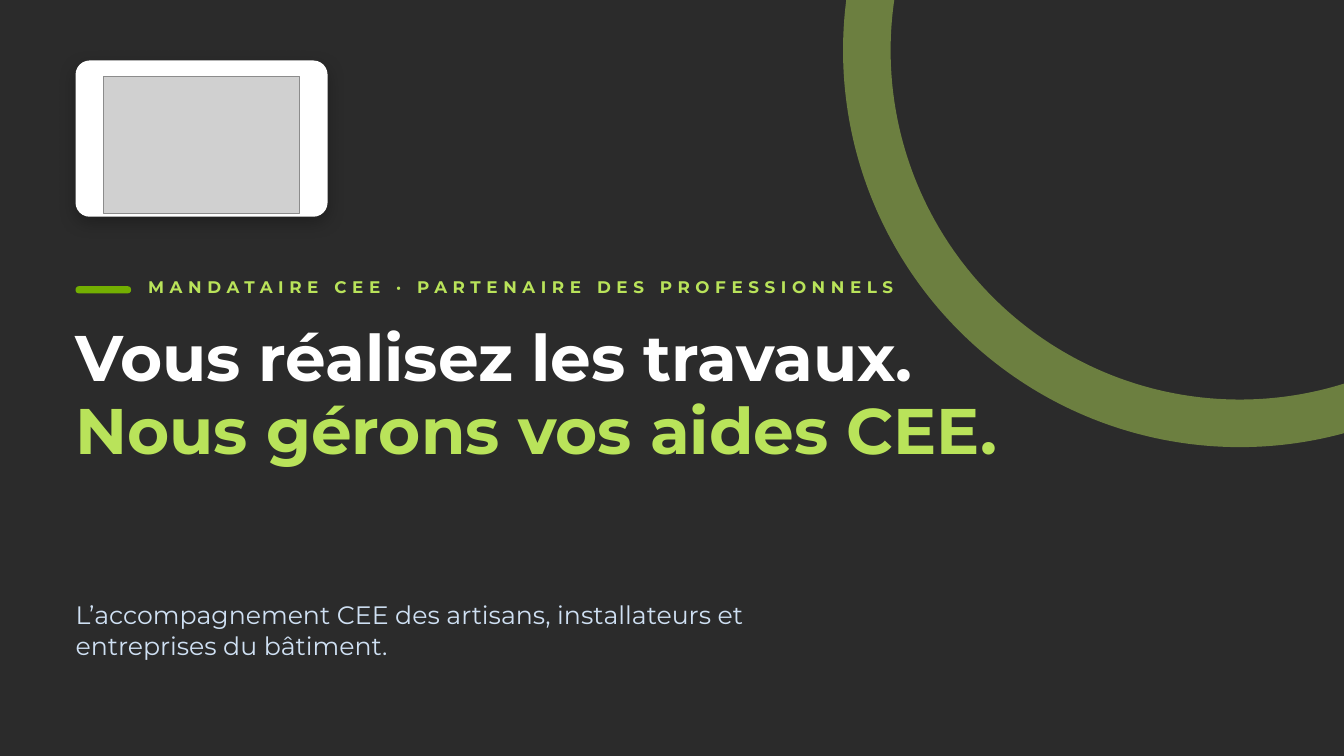
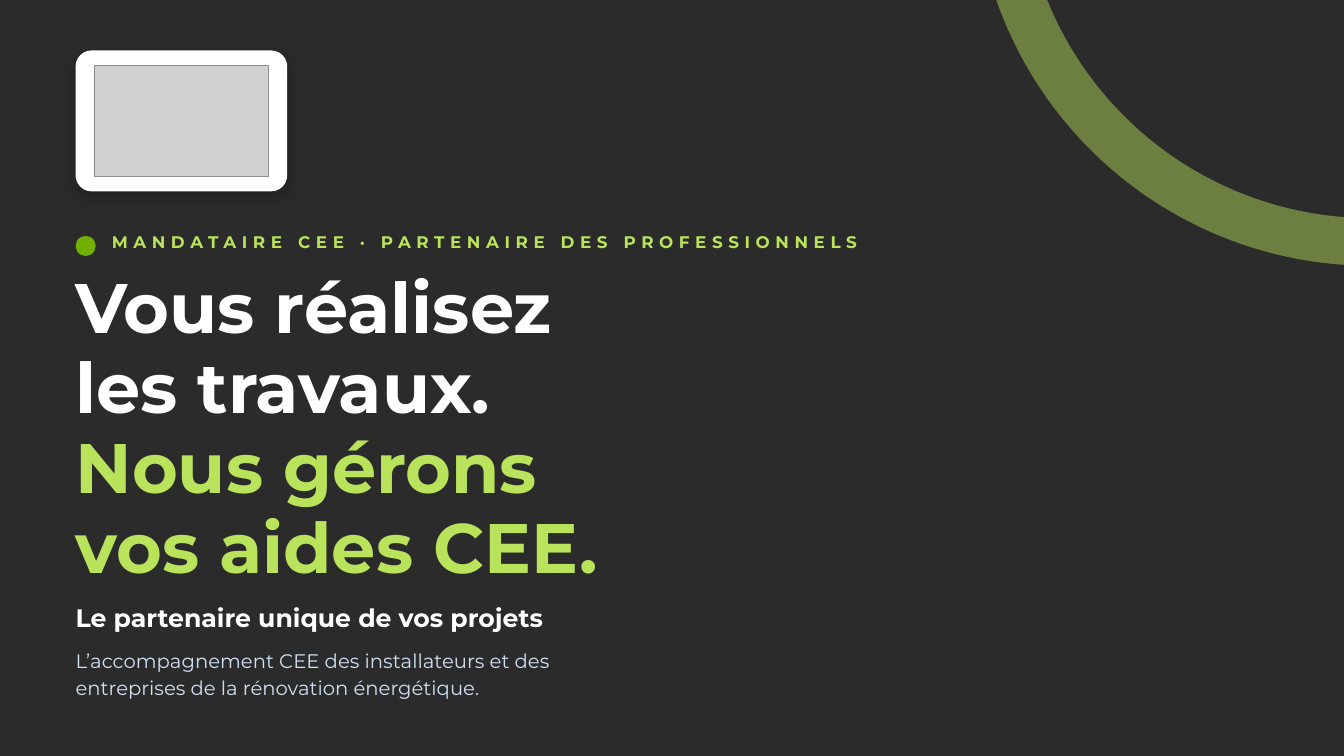
Before and after one commit to Albatros1300/11studio.fr, a slide deck: slide 1 of clients/cercle-energie/plaquette/Cercle-Energie-Plaquette.pptx. Drawn at 1344x756 pixels with LibreOffice and Linux fonts; fonts in the diff are those of the drawing; grey boxes stand for pictures; background and template pictures are left out; a plain dark background stands for a picture behind light text. Boxes give left, top, right and bottom in pixels: in the first picture for what was removed or moved away, otherwise in the second. Text is boxed around its words. In the diff, an @@ line names an element or a change of style, - is before the commit and + after.

```diff
--- a/clients/cercle-energie/plaquette/Cercle-Energie-Plaquette.pptx
+++ b/clients/cercle-energie/plaquette/Cercle-Energie-Plaquette.pptx
@@ ellipse: place and size @@
-ellipse at [867,0,1344,423]
+ellipse at [998,0,1344,242]
@@ rounded rectangle: place and size @@
-rounded rectangle at [76,60,328,217]
+rounded rectangle at [76,50,287,192]
@@ rounded rectangle at [76,50,287,192]: proportions changed @@
@@ picture: place and size @@
-picture at [103,77,299,214]
+picture at [95,66,268,176]
@@ ellipse: place and size @@
-ellipse at [76,286,131,293]
+ellipse at [76,236,96,256]
@@ ellipse at [76,236,96,256]: rounded rectangle to ellipse @@
@@ text "MANDATAIRE CEE · PARTENAIRE DES ...": place and size @@
-text "MANDATAIRE CEE · PARTENAIRE DES ..." at [148,281,893,293]
+text "MANDATAIRE CEE · PARTENAIRE DES ..." at [112,236,857,248]
@@ text at [76,278,597,574]: text changed; size 46 to 50 pt @@
-Vous réalisez les travaux.
-Nous gérons vos aides CEE.
+Vous réalisez
+les travaux.
+Nous gérons
+vos aides CEE.
@@ text added at [76,607,543,632], 18 pt, text #FFFFFF, bold @@
+Le partenaire unique de vos projets
@@ text at [76,653,550,699]: text changed; size 18 to 14 pt @@
-L’accompagnement CEE des artisans, installateurs et entreprises du bâtiment.
+L’accompagnement CEE des installateurs et des entreprises de la rénovation énergétique.
```
Also in this commit, not shown: 11 other slides changed, 9 slides added, 43 other files.
